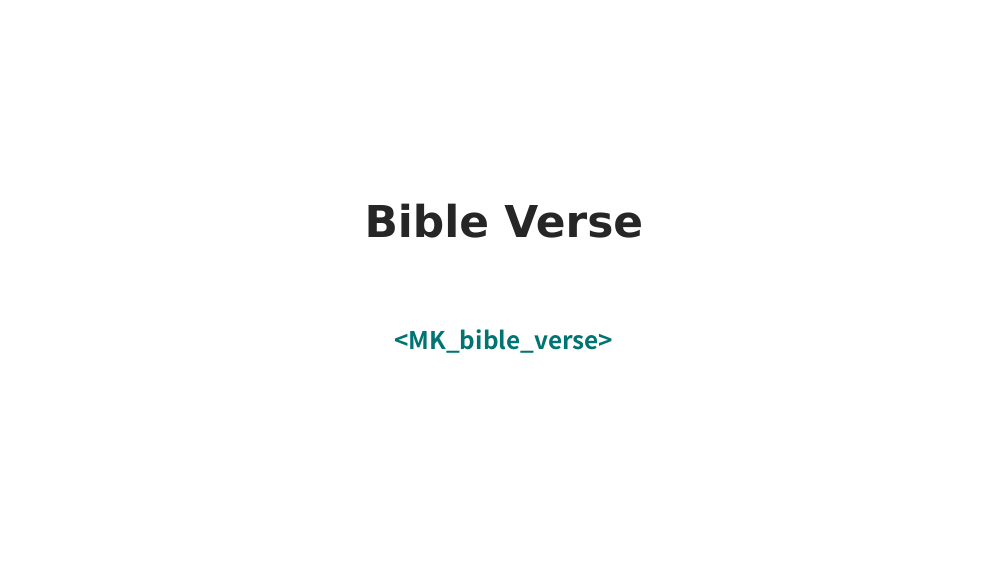
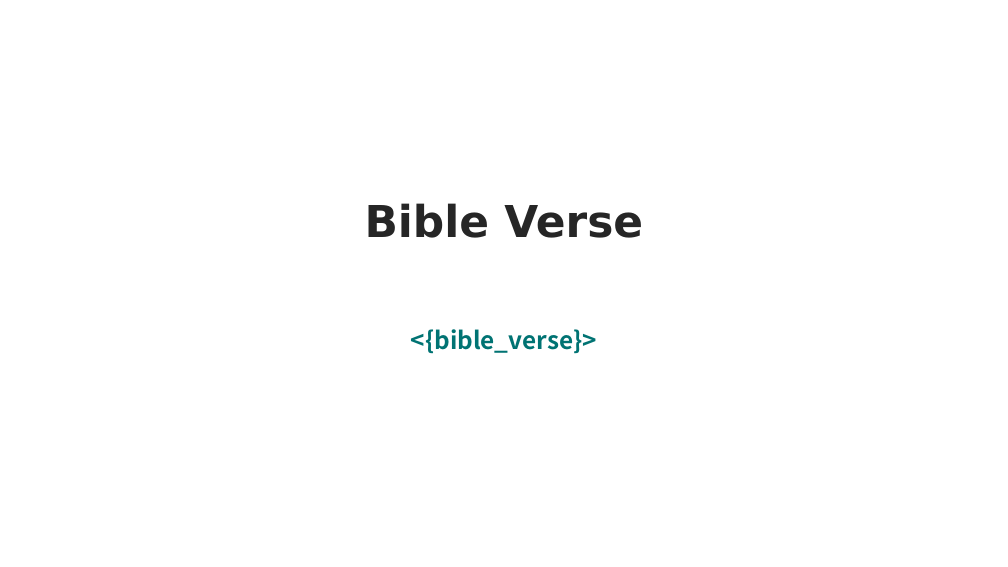
Before and after one commit to juria90/service_ppt, a slide deck: slide 14 of sample/Service-Template.pptx. Drawn at 1008x567 pixels with LibreOffice and Linux fonts; fonts in the diff are those of the drawing. Boxes give left, top, right and bottom in pixels: in the first picture for what was removed or moved away, otherwise in the second. Text is boxed around its words. In the diff, an @@ line names an element or a change of style, - is before the commit and + after.

Commit message:
Change find_replace to variable substitution with additional format for Bible verse and datetime.

```diff
--- a/sample/Service-Template.pptx
+++ b/sample/Service-Template.pptx
@@ text at [411,329,597,354]: text changed @@
-<MK_bible_verse>
+<{bible_verse}>
```
Also in this commit, not shown: 14 other slides changed, 13 other files.
